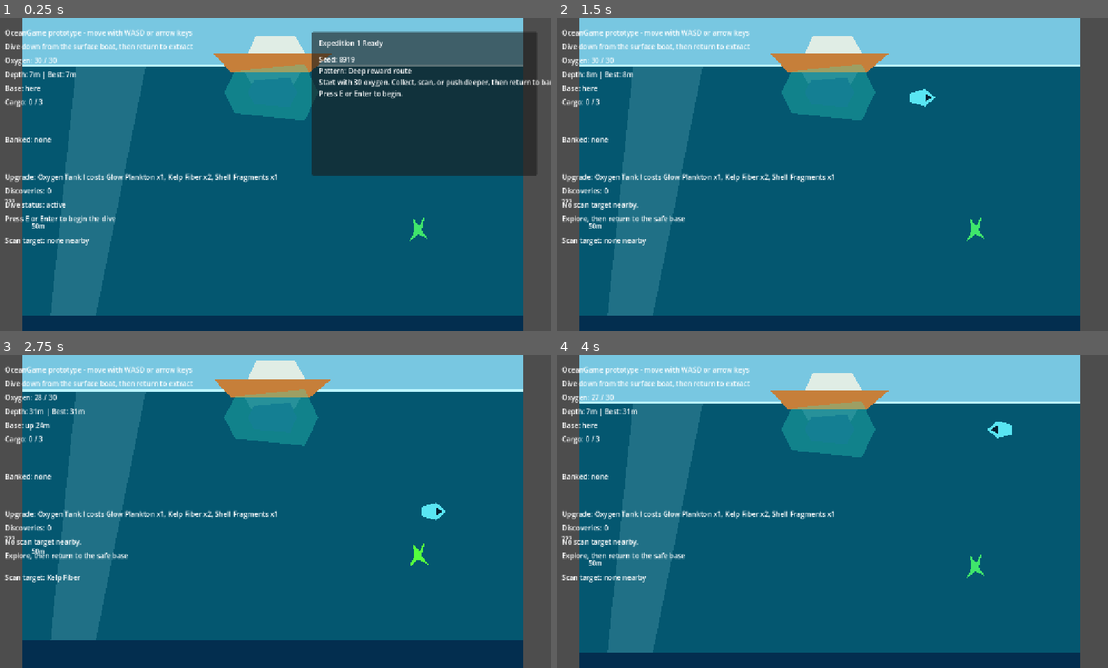
Above: before the commit, frames 1-4 (two rows, left to right).
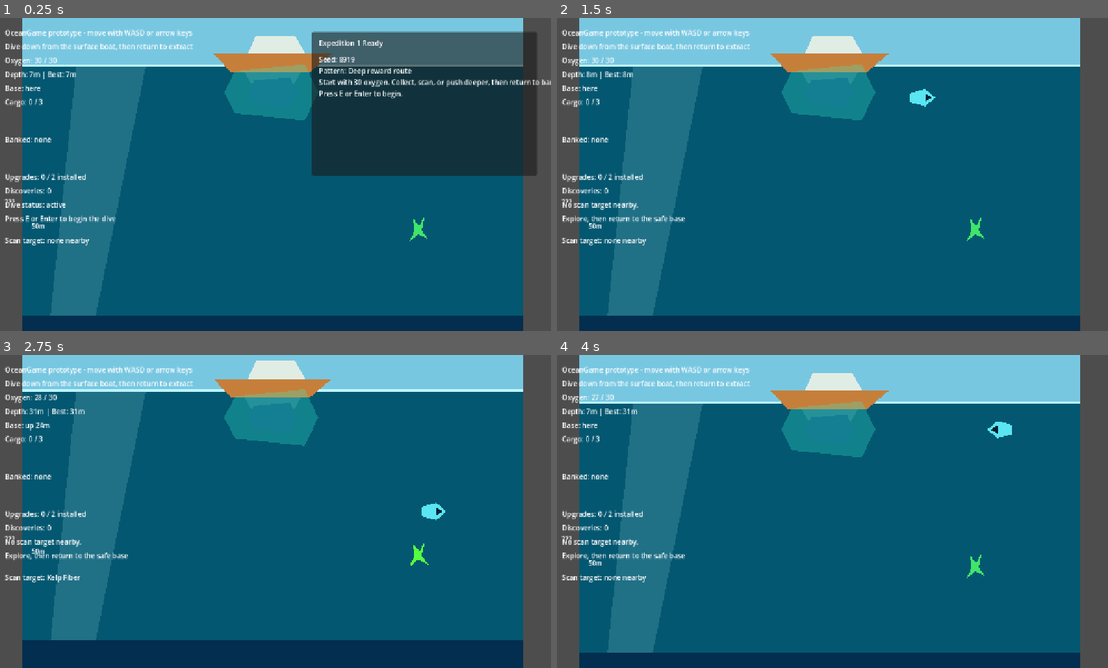
Above: after the commit, the same moments.

Repository: joeypshell/OceanGame
Game: Godot game, scene res://scenes/Main.tscn
Two runs of this game, one before a commit and one after it. Both use one fixed random seed, a clock stepped at 60 frames per second and the inputs below.
Inputs:
- Up to frame 1 (0.25 s): no input
- Up to frame 2 (1.5 s): tap E (interact) at 0.5, 1.35 s; hold D (move_right) 0.53-1.28 s; tap F (scan) at 0.6 s; hold S (move_down) from 1.28 s (still down)
- Up to frame 3 (2.75 s): tap F (scan) at 1.55, 2.1 s; release S (move_down) at 2.03 s; hold D (move_right) from 2.03 s (still down)
- Up to frame 4 (4 s): release D (move_right) at 2.78 s; hold W (move_up) 2.78-3.53 s; tap F (scan) at 2.85, 3.8 s; hold A (move_left) from 3.53 s (still down); tap E (interact) at 3.6 s

The runs differ from the first frame. In frame 1, 0.5% of the frame differs, in the area x 6-51%, y 49-53%; in frame 2, 0.5%; in frame 3, 0.5%; in frame 4, 0.5%.

Commit message:
Resolve #34 add Pressure Seal I

Diff:
--- /dev/null
+++ b/resources/upgrades/pressure_seal_1.tres
@@ -0,0 +1,19 @@
+[gd_resource type="Resource" script_class="UpgradeDefinition" load_steps=2 format=3 uid="uid://pressure_seal_1_upgrade"]
+
+[ext_resource type="Script" path="res://scripts/upgrade_definition.gd" id="1_upgrade_definition"]
+
+[resource]
+script = ExtResource("1_upgrade_definition")
+id = "pressure_seal_1"
+display_name = "Pressure Seal I"
+description = "Stabilizes the hull enough to cross the first pressure shimmer."
+resource_cost = {
+"glow_plankton": 2,
+"kelp_fiber": 1,
+"shell_fragments": 2
+}
+required_discovery = "thermal_vent"
+effect_id = "open_pressure_wreck"
+locked_reason = "Thermal vent scan data is needed to tune the seal against deep pressure currents."
+available_text = "Available: press E or Enter to purchase."
+owned_text = "Owned: first pressure-locked wreck route is open."
--- a/scenes/Main.tscn
+++ b/scenes/Main.tscn
@@ -123,6 +123,21 @@
 
 [node name="CollisionShape2D" type="CollisionShape2D" parent="PressureLockedWreck/PressureBoundary"]
 shape = SubResource("RectangleShape2D_pressure_boundary")
+
+[node name="WreckSignalCache" type="Area2D" parent="PressureLockedWreck"]
+position = Vector2(1196, 1608)
+script = ExtResource("7_scannable")
+discovery_id = "wreck_signal_cache"
+display_name = "Wreck Signal Cache"
+description = "A sealed research cache still pinging from inside the wreck alcove."
+gameplay_fact = "Points toward a future scanner improvement and deeper research objective."
+
+[node name="CacheVisual" type="Polygon2D" parent="PressureLockedWreck/WreckSignalCache"]
+color = Color(0.95, 1, 0.34, 0.72)
+polygon = PackedVector2Array(-30, -18, 30, -18, 38, 18, -38, 18)
+
+[node name="CollisionShape2D" type="CollisionShape2D" parent="PressureLockedWreck/WreckSignalCache"]
+shape = SubResource("CircleShape2D_pickup")
 
 [node name="WreckSignalHint" type="Node2D" parent="."]
 visible = false
--- a/scripts/main.gd
+++ b/scripts/main.gd
@@ -5,6 +5,7 @@
 const SpawnPointScript := preload("res://scripts/spawn_point.gd")
 const UpgradeDefinitionScript := preload("res://scripts/upgrade_definition.gd")
 const OXYGEN_TANK_UPGRADE := preload("res://resources/upgrades/oxygen_tank_1.tres")
+const PRESSURE_SEAL_UPGRADE := preload("res://resources/upgrades/pressure_seal_1.tres")
 
 const OXYGEN_TANK_UPGRADE_ID := "oxygen_tank_1"
 const PRESSURE_SEAL_UPGRADE_ID := "pressure_seal_1"
@@ -61,6 +62,8 @@
 @onready var hidden_glow_plankton: Node = $ResourcePickups/HiddenGlowPlankton
 @onready var vent_route_hint: Node2D = $VentRouteHint
 @onready var pressure_boundary: Area2D = $PressureLockedWreck/PressureBoundary
+@onready var pressure_shimmer: Polygon2D = $PressureLockedWreck/PressureShimmer
+@onready var pressure_label: Label = $PressureLockedWreck/PressureLabel
 @onready var wreck_signal_hint: Node2D = $WreckSignalHint
 @onready var predator_warning: Node2D = $Predators/PredatorWarning
 @onready var gulper_eel: Node = $Predators/GulperEel
@@ -79,6 +82,7 @@
 var selected_upgrade_index := 0
 var upgrade_definitions: Array[UpgradeDefinition] = [
 	OXYGEN_TANK_UPGRADE,
+	PRESSURE_SEAL_UPGRADE,
 ]
 var run_collected_resources: Array[String] = []
 var run_completed_scans: Array[String] = []
@@ -95,6 +99,7 @@
 		predator.contacted.connect(_on_predator_contacted)
 	_load_progression()
 	_prepare_next_run()
+	_sync_discovery_reveals()
 	_update_hud()
 
 func _process(delta: float) -> void:
@@ -245,6 +250,8 @@
 	match effect_id:
 		"max_oxygen_40":
 			pass
+		"open_pressure_wreck":
+			_sync_pressure_lock_state()
 		_:
 			push_warning("Unknown upgrade effect: %s" % effect_id)
 
@@ -552,6 +559,8 @@
 	else:
 		wreck_signal_hint.visible = false
 
+	_sync_pressure_lock_state()
+
 func _reveal_thermal_vent_route() -> void:
 	hidden_glow_plankton.visible = true
 	hidden_glow_plankton.monitoring = true
@@ -559,6 +568,17 @@
 
 func _reveal_pressure_wreck_signal() -> void:
 	wreck_signal_hint.visible = true
+
+func _sync_pressure_lock_state() -> void:
+	var has_pressure_seal := progression_state.has_upgrade(PRESSURE_SEAL_UPGRADE_ID)
+	pressure_boundary.monitoring = not has_pressure_seal
+	pressure_boundary.monitorable = not has_pressure_seal
+	if has_pressure_seal:
+		pressure_shimmer.modulate = Color(0.62, 1.0, 0.72, 0.5)
+		pressure_label.text = "Pressure Seal I active - wreck route open"
+	else:
+		pressure_shimmer.modulate = Color.WHITE
+		pressure_label.text = "Pressure shimmer - seal required"
 
 func _update_hud() -> void:
 	_update_scan_target_feedback()
@@ -688,10 +708,12 @@
 			return resource_id
 
 func _format_upgrade_status() -> String:
-	if progression_state.has_upgrade(OXYGEN_TANK_UPGRADE_ID):
-		return "Upgrade: Oxygen Tank I installed"
-
-	return "Upgrade: Oxygen Tank I costs %s" % _format_upgrade_cost(_oxygen_tank_cost())
+	var owned_count := 0
+	for upgrade in upgrade_definitions:
+		if progression_state.has_upgrade(upgrade.id):
+			owned_count += 1
+
+	return "Upgrades: %d / %d installed" % [owned_count, upgrade_definitions.size()]
 
 func _format_upgrade_cost(cost: Dictionary) -> String:
 	if cost.is_empty():
Not shown, changed: docs/current/GAMEPLAY.md
Not shown, changed: docs/current/ROADMAP.md
